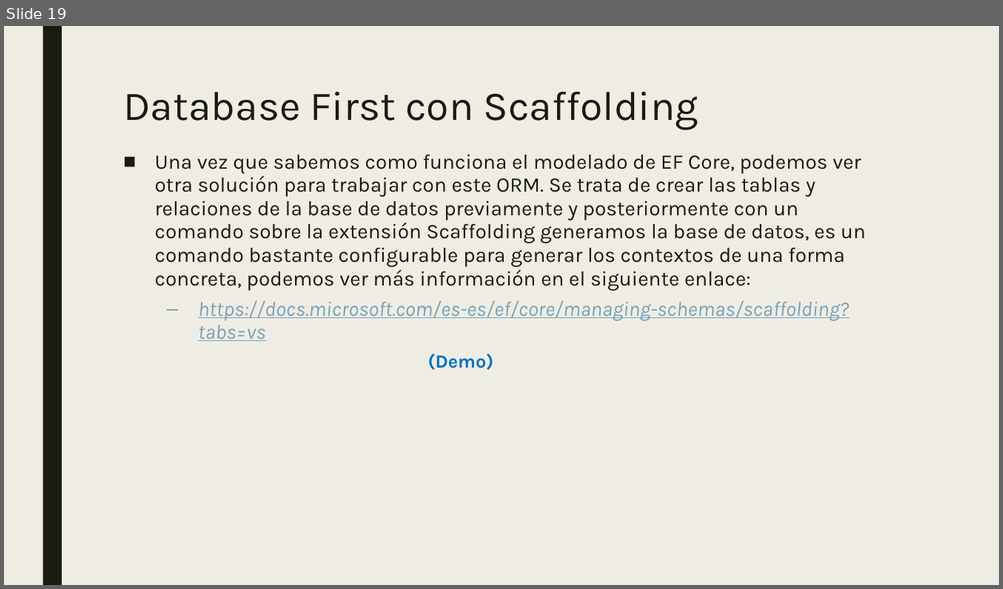
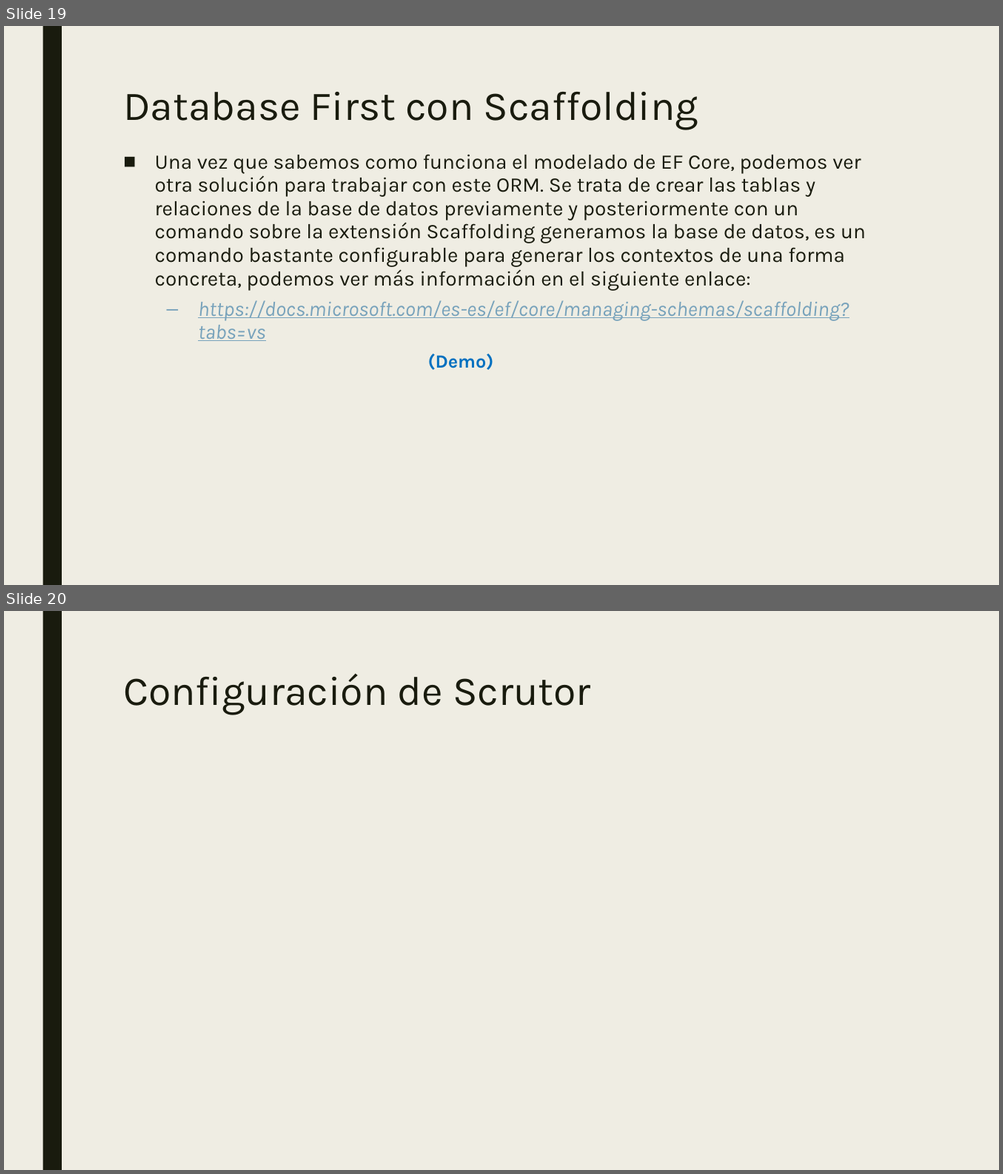
Before and after one commit to dadjh85/Demo5-Curso-.NetCore3.1, a slide deck: doc/Demo5- Curso .NET Core.pptx. Shown one above the other, each under a label of ours: slide 19 before the commit, slides 19 and 20 after it. The pictures are 1003x589 and 1003x1174 pixels, drawn with LibreOffice and Linux fonts; fonts in the diff are those of the drawing. Boxes give left, top, right and bottom in pixels: in the first picture for what was removed or moved away, otherwise in the second. Text is boxed around its words. In the diff, an @@ line names an element or a change of style, - is before the commit and + after.

```diff
--- a/doc/Demo5- Curso .NET Core.pptx
+++ b/doc/Demo5- Curso .NET Core.pptx
@@ slide 20 added at <box>4,611,999,1170</box>, background #EFEDE3; not listed: 1 template element that a slide beside it also shows @@
@@ title added at <box>123,673,591,715</box>, 39.6 pt, text #191B0E @@
+Configuración de Scrutor
```
Also in this commit, not shown: 1 slide changed, 3 other files.
